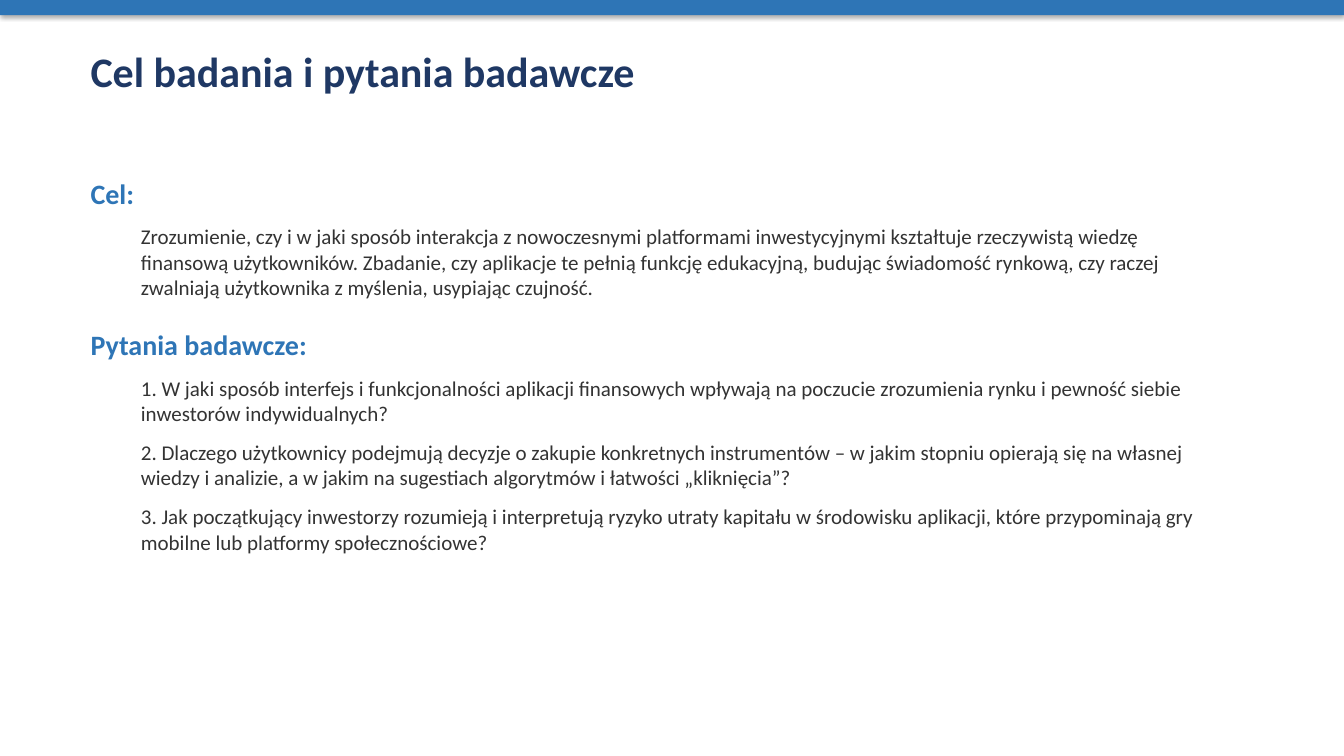
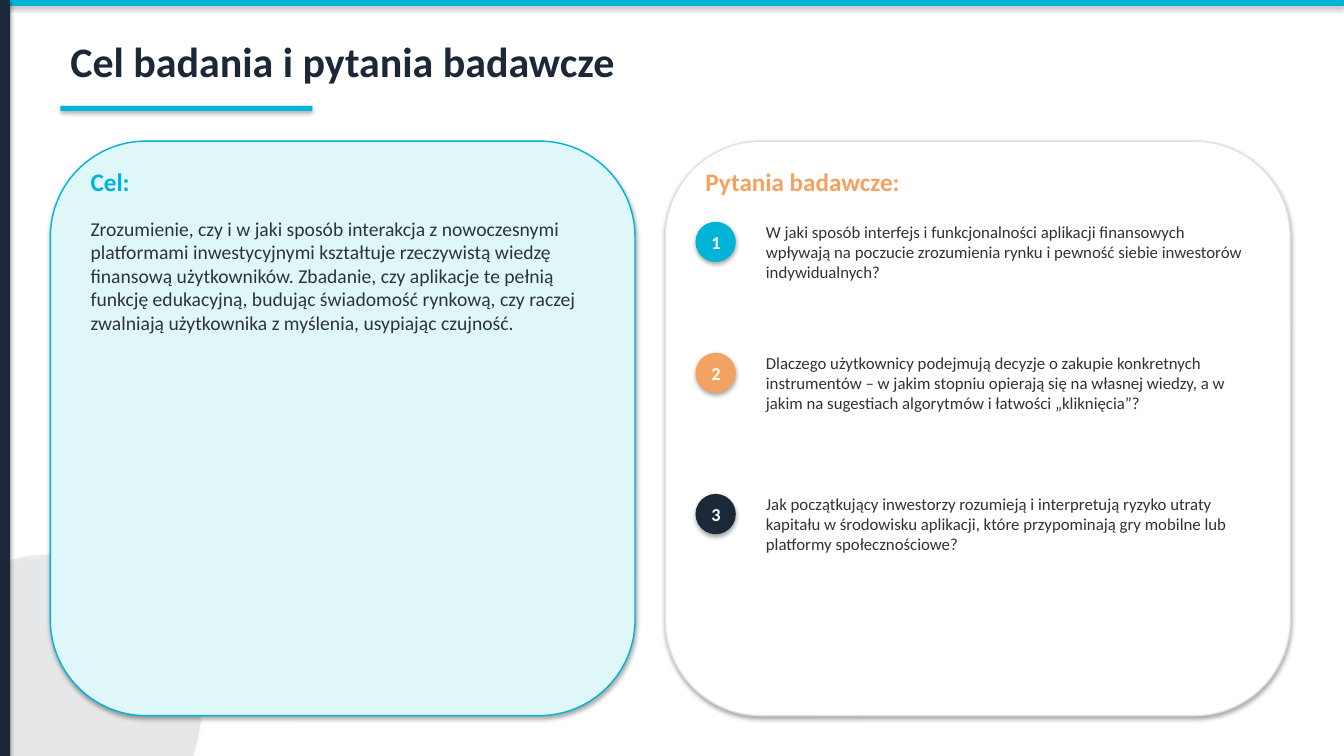
Before and after one commit to krystian61222-cyber/github, a slide deck: slide 3 of Prezentacja_Fintech.pptx. Drawn at 1344x756 pixels with LibreOffice and Linux fonts; fonts in the diff are those of the drawing. Boxes give left, top, right and bottom in pixels: in the first picture for what was removed or moved away, otherwise in the second. Text is boxed around its words. In the diff, an @@ line names an element or a change of style, - is before the commit and + after.

Commit message:
feat: redesign presentation with modern business aesthetic
- Full-bleed dark navy title slide with decorative semi-transparent circles
- Professional color palette: dark navy, teal, warm orange accents
- Three-column card layout for content slides (Slide 2, 9)
- Two-column layout for research questions (Slide 3)
- Colored number badges for interview questions
- Dark background variant for IDI justification and limitations
- Rounded rectangle cards with colored top accent bars
- Thin sidebar and bottom bar decorative elements
- Visual hierarchy with consistent typography

```diff
--- a/Prezentacja_Fintech.pptx
+++ b/Prezentacja_Fintech.pptx
@@ rectangle: place and size @@
-rectangle at (0, 0, 1344, 15)
+rectangle at (0, 0, 1344, 6)
@@ rectangle at (0, 0, 1344, 6): fill #2E75B6 to #00B4D8 @@
@@ rectangle added at (0, 0, 10, 756), fill #1B2838 @@
@@ text "Cel badania i pytania badawcze": place and size @@
-text "Cel badania i pytania badawcze" at (91, 57, 635, 94)
+text "Cel badania i pytania badawcze" at (70, 47, 615, 84)
@@ text "Cel badania i pytania badawcze" at (70, 47, 615, 84): text colour #1F3864 to #1B2838; more space between paragraphs @@
@@ rectangle added at (60, 106, 313, 111), fill #00B4D8 @@
@@ rounded rectangle added at (50, 141, 635, 716), fill #E0F7FA, outline #00B4D8 1 pt @@
@@ rounded rectangle added at (665, 141, 1291, 716), fill #FFFFFF, outline #DEE2E6 1 pt @@
@@ text added at (91, 173, 130, 191), 18 pt, text #00B4D8, bold @@
+Cel:
@@ text added at (705, 173, 900, 195), 18 pt, text #F4A261, bold @@
+Pytania badawcze:
@@ text at (91, 184, 135, 204): paragraph removed @@
-Cel:
@@ text "Zrozumienie, czy i w jaki ...": place and size @@
-text "Zrozumienie, czy i w jaki ..." at (91, 184, 1193, 554)
+text "Zrozumienie, czy i w jaki ..." at (91, 222, 575, 334)
@@ text "Zrozumienie, czy i w jaki ..." at (91, 222, 575, 334): size 15 to 14 pt, text colour #333333 to #2D3436; list level 2 to 1 in "Zrozumienie, czy i w jaki ..." @@
@@ ellipse added at (696, 222, 736, 262), fill #00B4D8, 13 pt, text #FFFFFF, bold @@
+1
@@ text added at (766, 226, 1242, 281), 12 pt, text #2D3436 @@
+W jaki sposób interfejs i funkcjonalności aplikacji finansowych wpływają na poczucie zrozumienia rynku i pewność siebie inwestorów indywidualnych?
@@ text at (91, 335, 1193, 554): paragraphs removed @@
-Pytania badawcze:
-  1. W jaki sposób interfejs i funkcjonalności aplikacji finansowych wpływają na poczucie zrozumienia rynku i pewność siebie inwestorów indywidualnych?
-  2. Dlaczego użytkownicy podejmują decyzje o zakupie konkretnych instrumentów – w jakim stopniu opierają się na własnej wiedzy i analizie, a w jakim na sugestiach algorytmów i łatwości „kliknięcia”?
-  3. Jak początkujący inwestorzy rozumieją i interpretują ryzyko utraty kapitału w środowisku aplikacji, które przypominają gry mobilne lub platformy społecznościowe?
@@ ellipse added at (696, 353, 736, 393), fill #F4A261, 13 pt, text #FFFFFF, bold @@
+2
@@ text added at (766, 357, 1225, 412), 12 pt, text #2D3436 @@
+Dlaczego użytkownicy podejmują decyzje o zakupie konkretnych instrumentów – w jakim stopniu opierają się na własnej wiedzy, a w jakim na sugestiach algorytmów i łatwości „kliknięcia”?
@@ ellipse added at (696, 494, 736, 534), fill #1B2838, 13 pt, text #FFFFFF, bold @@
+3
@@ text added at (766, 498, 1226, 553), 12 pt, text #2D3436 @@
+Jak początkujący inwestorzy rozumieją i interpretują ryzyko utraty kapitału w środowisku aplikacji, które przypominają gry mobilne lub platformy społecznościowe?
@@ ellipse added at (0, 555, 202, 756), fill #1B2838 at 8% opacity @@
```
Also in this commit, not shown: 8 other slides changed, 1 other file.
